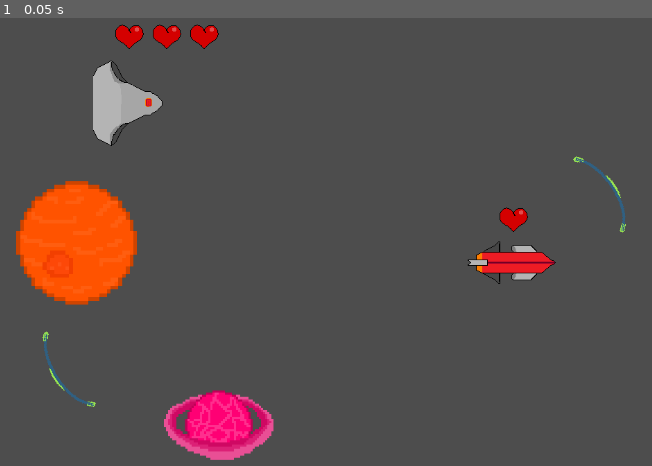
Above: before the commit, frame 1.
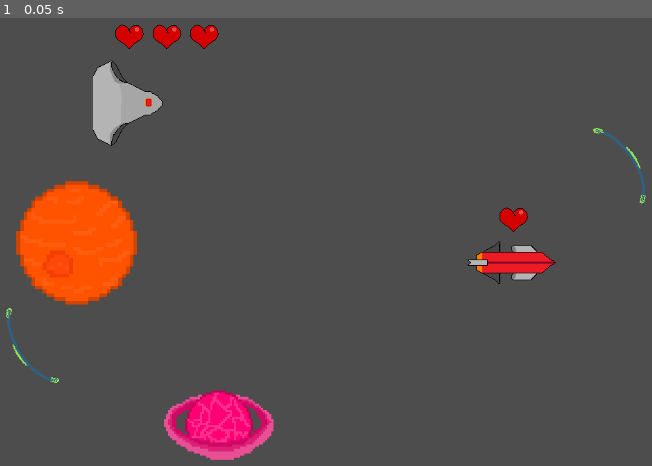
Above: after the commit, the same moment.

Repository: farkon00/GMTK2024
Game: Godot game, scene res://Levels/level3.tscn
Same seed, same stepped clock (60 frames per second), same inputs: the game is played once before the commit and once after it. This scene is started directly instead of the project's main scene.
Inputs:
- Up to frame 1 (0.05 s): no input

The runs differ from the first frame. In frame 1, 0.5% of the frame differs, in the area x 0-100%, y 24-87%.
Error in both runs: Invalid access to property or key 'currently_changing' on a base object of type 'Nil'. (res://Scripts/Player.gd:14)

Commit message:
Fix portal positioning issues

Diff:
--- a/Levels/level3.tscn
+++ b/Levels/level3.tscn
@@ -43,19 +43,19 @@
 connects_to = NodePath("../Portal2")
 
 [node name="Portal2" parent="." node_paths=PackedStringArray("connects_to") instance=ExtResource("6_rgrgi")]
-position = Vector2(994, 211)
+position = Vector2(1072, 206)
 rotation = -0.586144
 connects_to = NodePath("../Portal")
 
 [node name="Sprite2D" parent="Portal2" index="0"]
-position = Vector2(5, 59)
+position = Vector2(-16, 1)
 flip_h = true
 
 [node name="CollisionShape2D" parent="Portal2/TeleportationArea" index="0"]
-position = Vector2(9.68079, 60.0002)
+position = Vector2(9.888, 60)
 
 [node name="CollisionShape2D" parent="Portal2/Area2D" index="0"]
-position = Vector2(29.9277, 60.0003)
+position = Vector2(29.9951, 59.9999)
 
 [editable path="Planets/Planet1"]
 [editable path="Planets/Planet2"]
--- a/Nodes/portal.tscn
+++ b/Nodes/portal.tscn
@@ -18,14 +18,15 @@
 
 [node name="Sprite2D" type="Sprite2D" parent="."]
 texture_filter = 3
-position = Vector2(34, 59)
+position = Vector2(9, 1)
 texture = ExtResource("2_30mwf")
 
 [node name="CollisionShape2D" type="CollisionShape2D" parent="."]
-position = Vector2(20, 60)
+position = Vector2(-5, 2)
 shape = SubResource("RectangleShape2D_648aq")
 
 [node name="TeleportationArea" type="Area2D" parent="."]
+position = Vector2(-25, -58)
 
 [node name="CollisionShape2D" type="CollisionShape2D" parent="TeleportationArea"]
 position = Vector2(30, 60)
@@ -34,6 +35,7 @@
 
 [node name="Area2D" type="Area2D" parent="."]
 process_priority = 1
+position = Vector2(-25, -58)
 
 [node name="CollisionShape2D" type="CollisionShape2D" parent="Area2D"]
 position = Vector2(10, 60)
